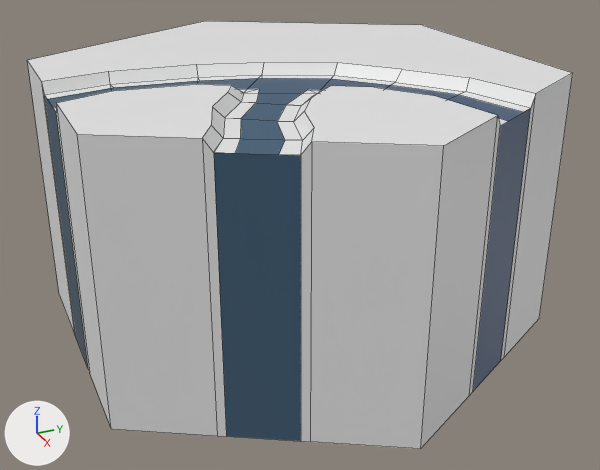
One commit to the FBX model SourceAssets/Tiles/Hexagons0-3/Hexagon3_4.fbx: the scene before it, then after it.
Before and after are seen from a 50 mm camera at (13.83, -6.06, 3.51) aimed at (0.37, 0.0, -3.23). The lights are fixed; the arrows at lower left show +X, +Y and +Z. The older version comes first. Mesh edges are drawn as thin lines. Where no turn or scale is listed for an object, it has been applied to the vertices.

Before the edit, the objects in view are built like this:
```python
me_cylinder_011 = bpy.data.meshes.new('Cylinder.011')
me_cylinder_011.from_pydata(...)  # 120 vertices, 74 faces; spans x -5.0..5.0, y -4.33..4.33, z -5.0..0.0
# faces by material slot: [39, 14, 21]
me_cylinder_011.materials.append(mat_material_001)  # its picture is missing
me_cylinder_011.materials.append(mat_material_002)  # picture img_colorpalette_png
me_cylinder_011.materials.append(mat_waterlines)  # white #e7e7e7
ob_hex3_4 = bpy.data.objects.new('Hex3_4', me_cylinder_011)
ob_hex3_4.location = (0.0, 0.0, 0.0)
```
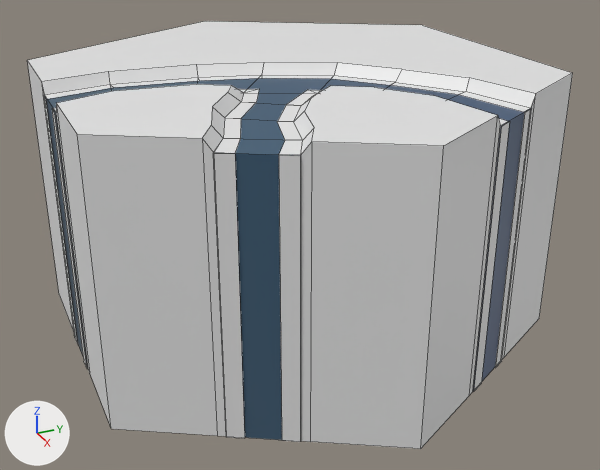
Diff of the bpy script that builds the scene:
```diff
--- a/SourceAssets/Tiles/Hexagons0-3/Hexagon3_4.fbx.py
+++ b/SourceAssets/Tiles/Hexagons0-3/Hexagon3_4.fbx.py
@@ me_cylinder_011 @@
 # used by ob_hex3_4; location = (0.0, 0.0, 0.0)
 # verts and faces of me_cylinder_011; kept vertices keep their numbers, new ones are numbered from 120
-me_cylinder_011.from_pydata(...)  # 120 vertices, 74 faces; spans x -5.0..5.0, y -4.33..4.33, z -5.0..0.0
+me_cylinder_011.from_pydata(...)  # 144 vertices, 80 faces; spans x -5.0..5.0, y -4.35..4.33, z -5.0..0.0
+# me_cylinder_011 part 1
+verts[120] = (0.6, -4.35, -5.0)  # pixel (87, 369)
+verts[121] = (-0.6, -4.35, -5.0)  # pixel (74, 337)
+verts[122] = (0.3, -4.35, -5.0)  # pixel (83, 361)
+verts[123] = (-0.3, -4.35, -5.0)  # pixel (77, 345)
+verts[124] = (4.07, -1.66, -5.0)  # pixel (300, 441)
+verts[125] = (3.47, -2.69, -5.0)  # pixel (226, 437)
+verts[126] = (3.92, -1.92, -5.0)  # pixel (281, 440)
+verts[127] = (3.62, -2.43, -5.0)  # pixel (244, 438)
+verts[128] = (3.47, 2.69, -5.0)  # pixel (501, 361)
+verts[129] = (4.07, 1.66, -5.0)  # pixel (473, 391)
+verts[130] = (3.62, 2.43, -5.0)  # pixel (495, 368)
+verts[131] = (3.92, 1.92, -5.0)  # pixel (481, 383)
+for new, old in zip([*range(132, 144)], [*range(120, 132)]): verts[new] = verts[old] + (0.0, 0.0, 4.8)
+faces += [(121, 123, 135, 133), (120, 132, 134, 122), (125, 127, 139, 137), (124, 136, 138, 126), (129, 131, 143, 141), (128, 140, 142, 130)]  # mat_waterlines (white #e7e7e7)
 me_cylinder_011.materials.append(mat_material_001)
```

Location of each change, [x1, y1, x2, y2] in pixels of the pictures (600 x 470 px):
part 1 of me_cylinder_011, added: after [43, 96, 532, 442]
